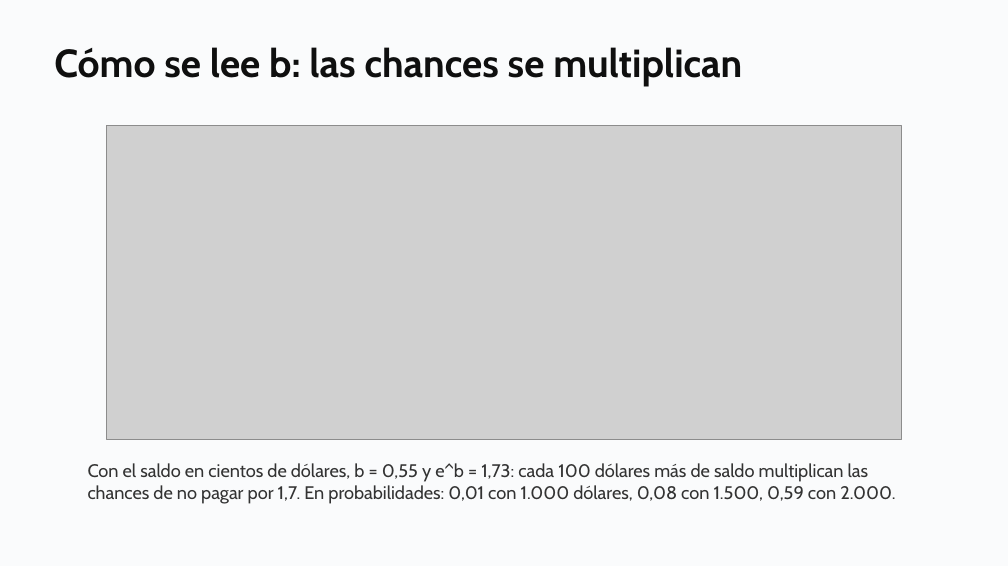
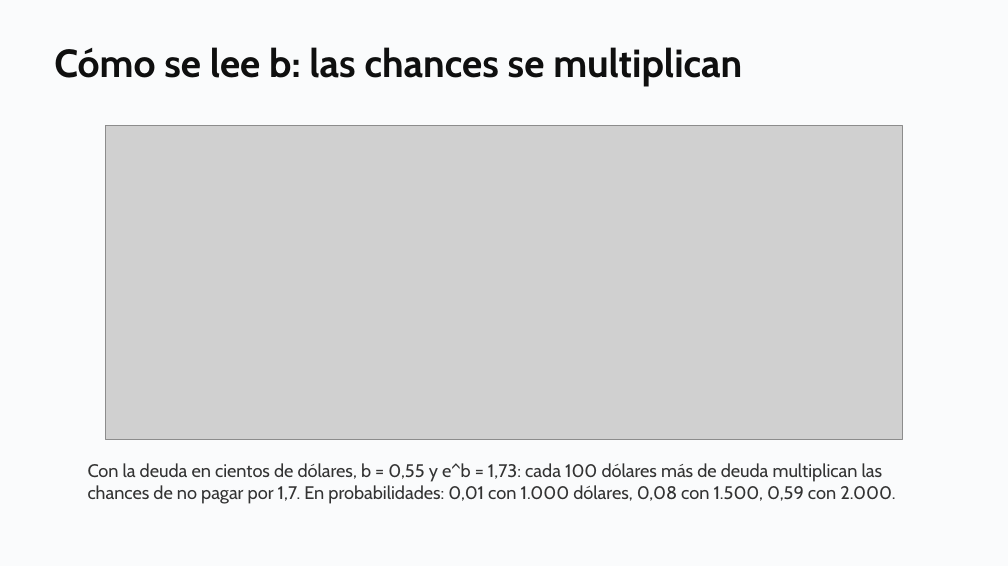
Before and after one commit to daniopitz/diplomado-cdd, a slide deck: slide 14 of presentaciones/clase06_regresion_logistica.pptx. Drawn at 1008x566 pixels with LibreOffice and Linux fonts; fonts in the diff are those of the drawing; grey boxes stand for pictures. Boxes give left, top, right and bottom in pixels: in the first picture for what was removed or moved away, otherwise in the second. Text is boxed around its words. In the diff, an @@ line names an element or a change of style, - is before the commit and + after.

```diff
--- a/presentaciones/clase06_regresion_logistica.pptx
+++ b/presentaciones/clase06_regresion_logistica.pptx
@@ text at (x1=88, y1=463, x2=895, y2=504): text changed @@
-Con el saldo en cientos de dólares, b = 0,55 y e^b = 1,73: cada 100 dólares más de saldo multiplican las chances de no pagar por 1,7. En probabilidades: 0,01 con 1.000 dólares, 0,08 con 1.500, 0,59 con 2.000.
+Con la deuda en cientos de dólares, b = 0,55 y e^b = 1,73: cada 100 dólares más de deuda multiplican las chances de no pagar por 1,7. En probabilidades: 0,01 con 1.000 dólares, 0,08 con 1.500, 0,59 con 2.000.
```
Also in this commit, not shown: 7 other slides changed, 6 other files.
